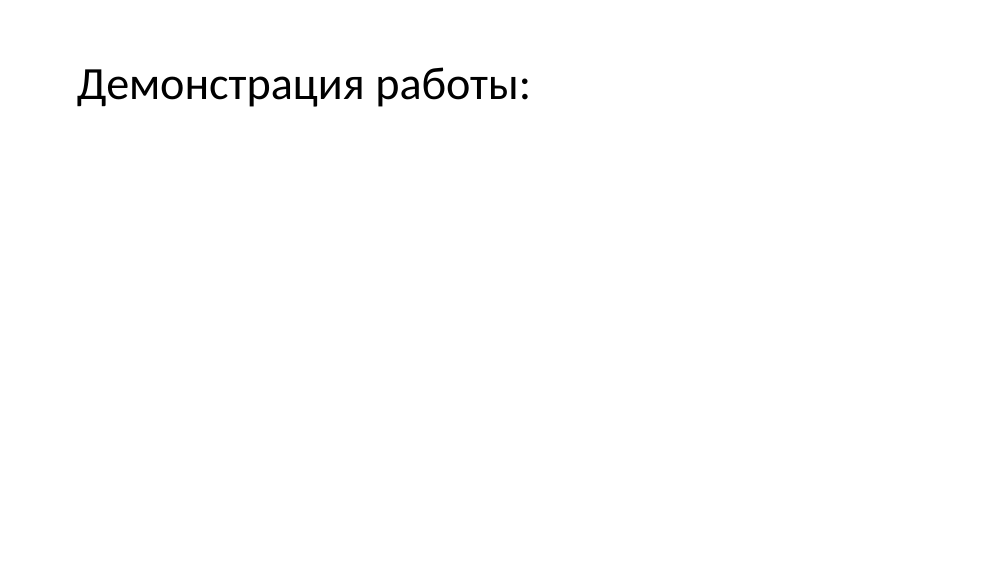
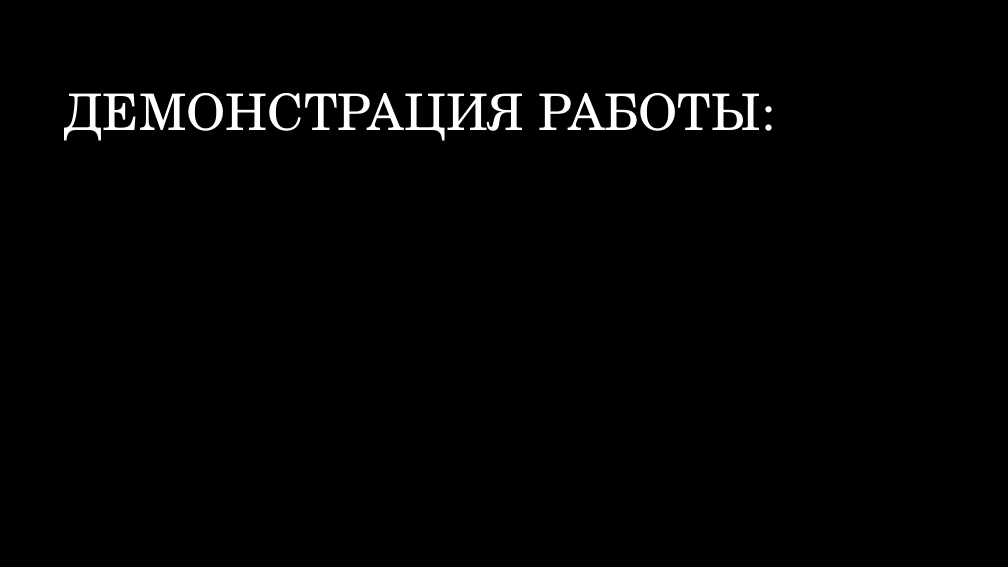
Before and after one commit to msrgoooo/Puzzle_platformer, a slide deck: slide 5 of Платформер с головоломкой.pptx. Drawn at 1008x567 pixels with LibreOffice and Linux fonts; fonts in the diff are those of the drawing; background and template pictures are left out. Boxes give left, top, right and bottom in pixels: in the first picture for what was removed or moved away, otherwise in the second. Text is boxed around its words. In the diff, an @@ line names an element or a change of style, - is before the commit and + after.

```diff
--- a/Платформер с головоломкой.pptx
+++ b/Платформер с головоломкой.pptx
@@ background #FFFFFF to picture (left out) @@
@@ title at (64, 93, 761, 141): text changed; size 44 to 48 pt; font Calibri to TeX Gyre Schola; text colour #000000 to #FFFFFF @@
-Демонстрация работы:
+ДЕМОНСТРАЦИЯ РАБОТЫ:
```
Also in this commit, not shown: 5 other slides changed.
